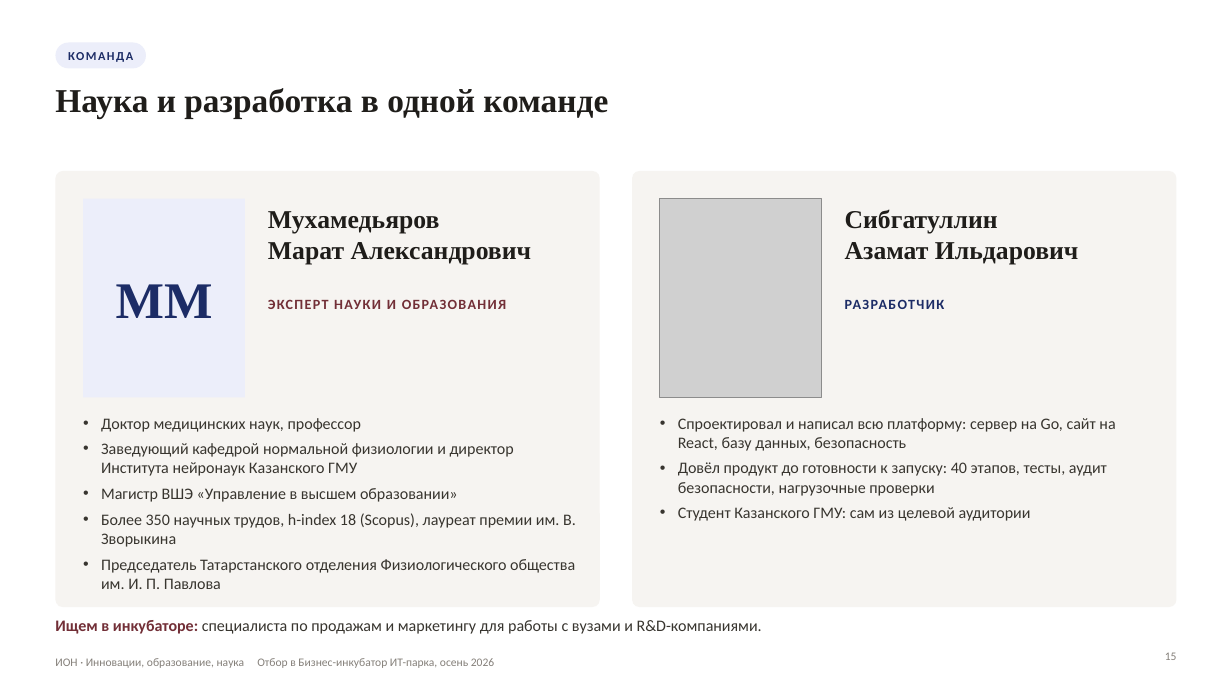
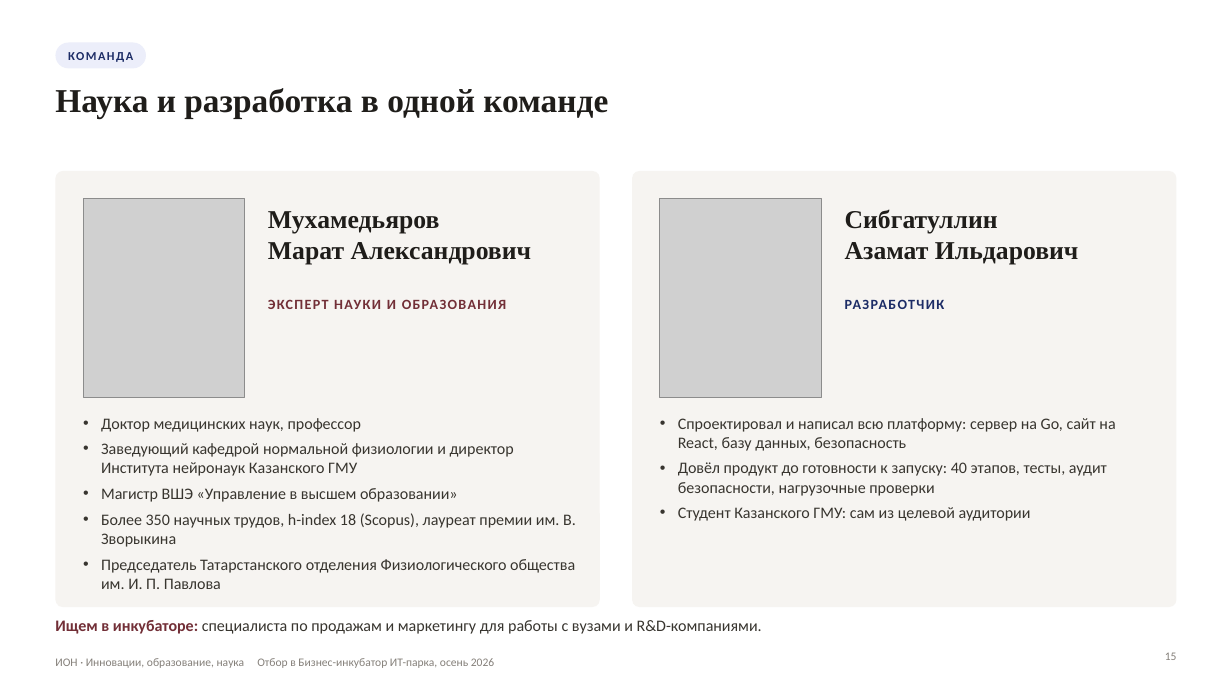
Before and after one commit to Azimat000/SciBox, a slide deck: slide 15 of deliverables/pitch/ION-ITpark-2026.pptx. Drawn at 1232x693 pixels with LibreOffice and Linux fonts; fonts in the diff are those of the drawing; grey boxes stand for pictures; background and template pictures are left out. Boxes give left, top, right and bottom in pixels: in the first picture for what was removed or moved away, otherwise in the second. Text is boxed around its words. In the diff, an @@ line names an element or a change of style, - is before the commit and + after.

```diff
--- a/deliverables/pitch/ION-ITpark-2026.pptx
+++ b/deliverables/pitch/ION-ITpark-2026.pptx
@@ rectangle removed at (x1=83, y1=199, x2=245, y2=397) @@
@@ picture added at (x1=83, y1=199, x2=245, y2=397) @@
@@ text removed at (x1=116, y1=284, x2=213, y2=318) @@
-ММ
```
Also in this commit, not shown: 1 other slide changed, 7 other files.
